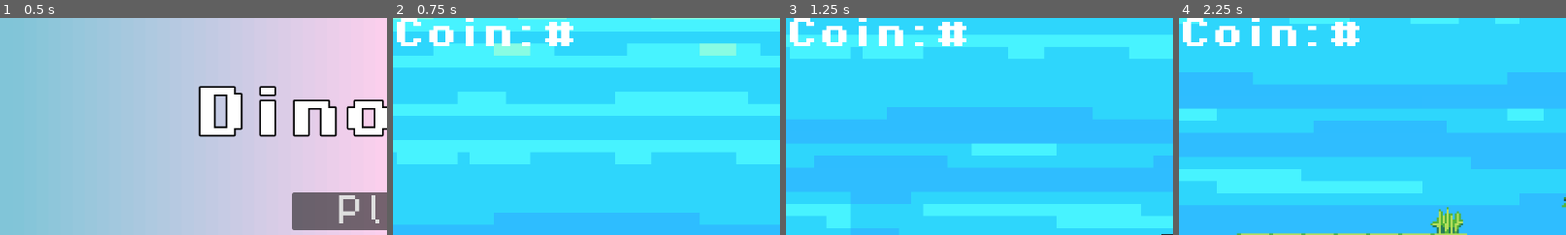
Above: before the commit, frames 1-4 (left to right).
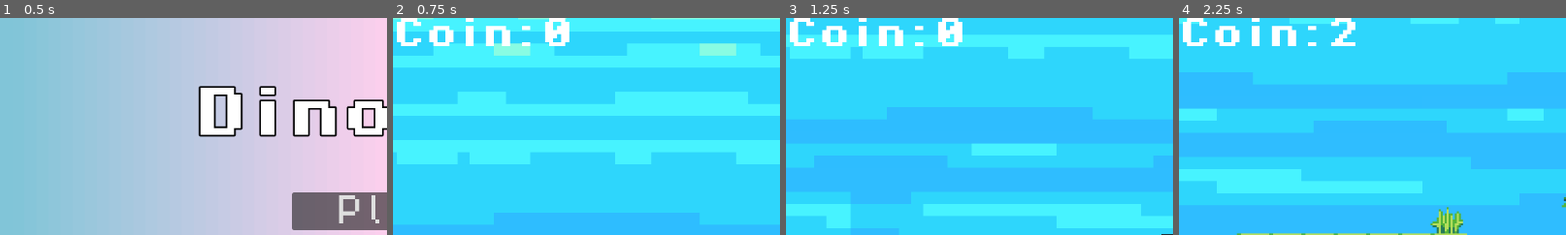
Above: after the commit, the same moments.

Repository: IvaHeart/iva-d-gam-231
Game: Godot game, scene res://home.tscn
The game is run twice, just before and just after one commit, with the same random seed, the same clock (stepped at 60 frames per second) and the same inputs.
Inputs:
- Up to frame 1 (0.5 s): no input
- Up to frame 2 (0.75 s): click "Play" at 0.5 s
- Up to frame 3 (1.25 s): no input
- Up to frame 4 (2.25 s): hold D (move_right) from 1.28 s (still down); tap Space (jump) at 1.52 s
The pictures show only the part of the screen within x 0-50%, y 0-50%; the shares and areas given below are measured in that part.

Frame 1 is identical in both runs. In frame 2, 0.4% of the frame differs, in the area x 39-47%, y 0-13%; in frame 3, 0.4%; in frame 4, 0.5%.
Error before the commit: Parse Error: Could not find type "GameManager" in the current scope. (res://scripts/coin_ui.gd:4)

Commit message:
added class name to GM

Diff:
--- a/scripts/game_manager.gd
+++ b/scripts/game_manager.gd
@@ -1,4 +1,5 @@
 extends Node
+class_name GameManager
 signal score_changed(new_score: int)
 
 # Track the player's score
